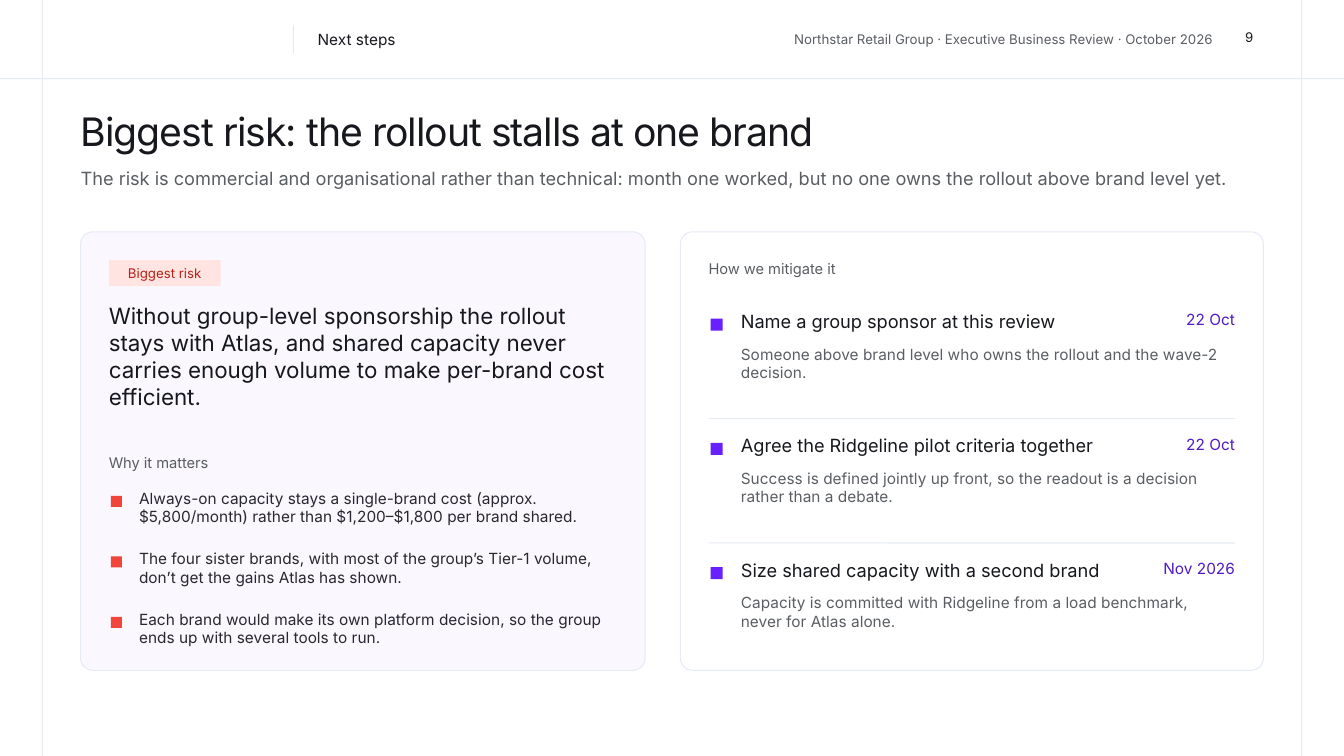
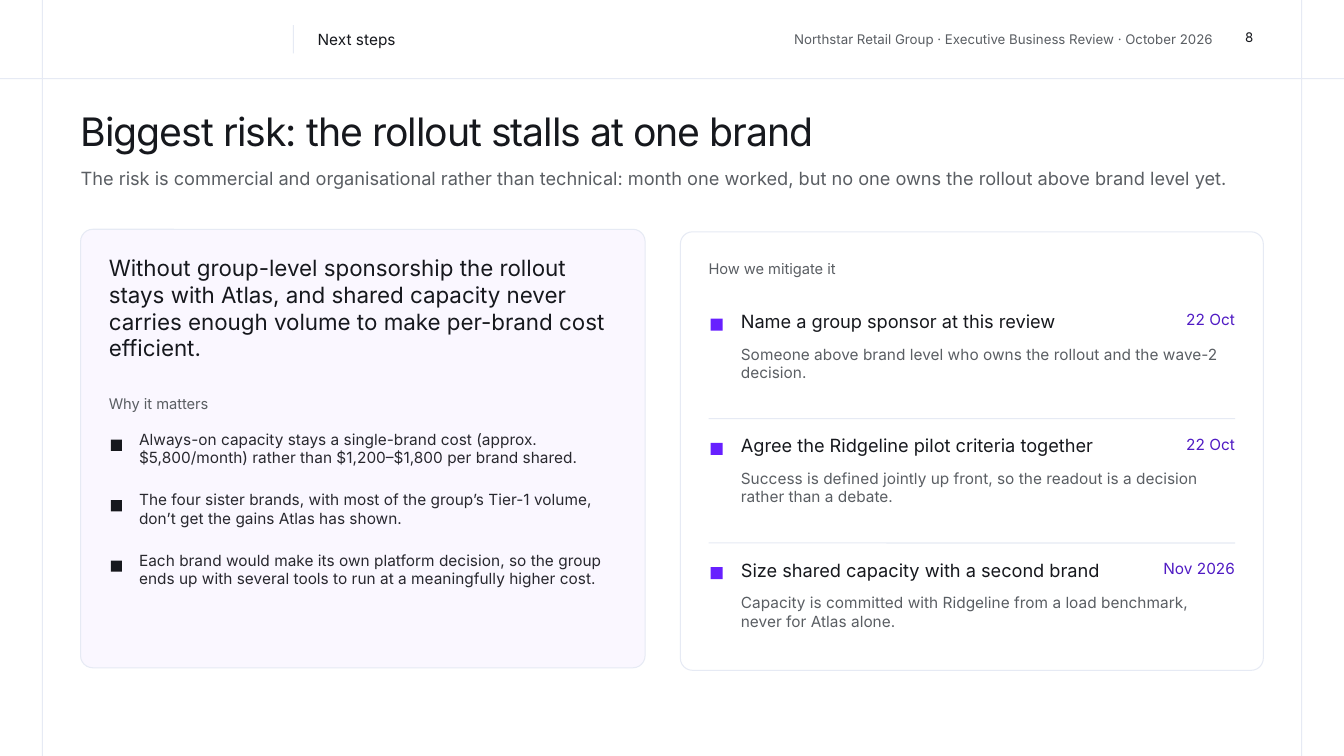
Before and after one commit to abbzonline/northstar-dashboards, a slide deck: slide 8 of ebr/Northstar_EBR_Oct2026.pptx (slide 9 before the commit). Drawn at 1344x756 pixels with LibreOffice and Linux fonts; fonts in the diff are those of the drawing; background and template pictures are left out. Boxes give left, top, right and bottom in pixels: in the first picture for what was removed or moved away, otherwise in the second. Text is boxed around its words. In the diff, an @@ line names an element or a change of style, - is before the commit and + after.

```diff
--- a/ebr/Northstar_EBR_Oct2026.pptx
+++ b/ebr/Northstar_EBR_Oct2026.pptx
@@ page number at (1245,32,1253,42): text changed @@
-9
+8
@@ text "Without group-level sponsorship the rollout ...": place and size @@
-text "Without group-level sponsorship the rollout ..." at (109,307,604,406)
+text "Without group-level sponsorship the rollout ..." at (109,259,604,357)
@@ rectangle removed at (109,260,221,286) @@
@@ text removed at (128,268,202,281) @@
-Biggest risk
@@ 3 texts: place and size @@
-3 texts at (109,457,591,587)
+3 texts at (109,398,591,528)
@@ 3 rectangles: place and size @@
-3 rectangles at (111,496,122,628)
+3 rectangles at (111,440,122,572)
@@ fill #F14539 to #16181D in 3 elements at (111,440,122,451), (111,500,122,511), (111,561,122,572) @@
@@ text at (139,554,601,588): text changed @@
-Each brand would make its own platform decision, so the group ends up with several tools to run.
+Each brand would make its own platform decision, so the group ends up with several tools to run at a meaningfully higher cost.
```
Also in this commit, not shown: 4 other slides changed, 1 slide removed, 4 other files.
